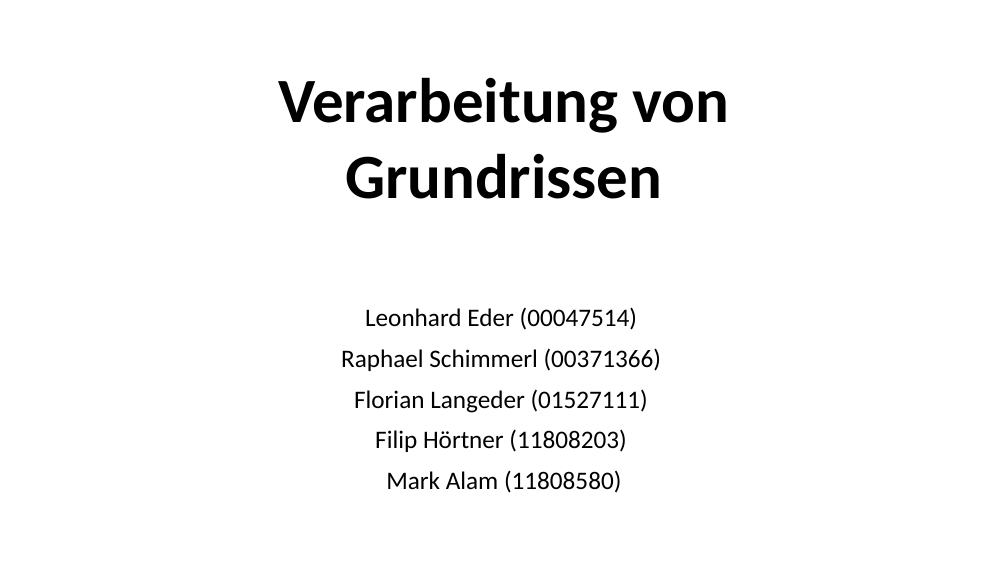
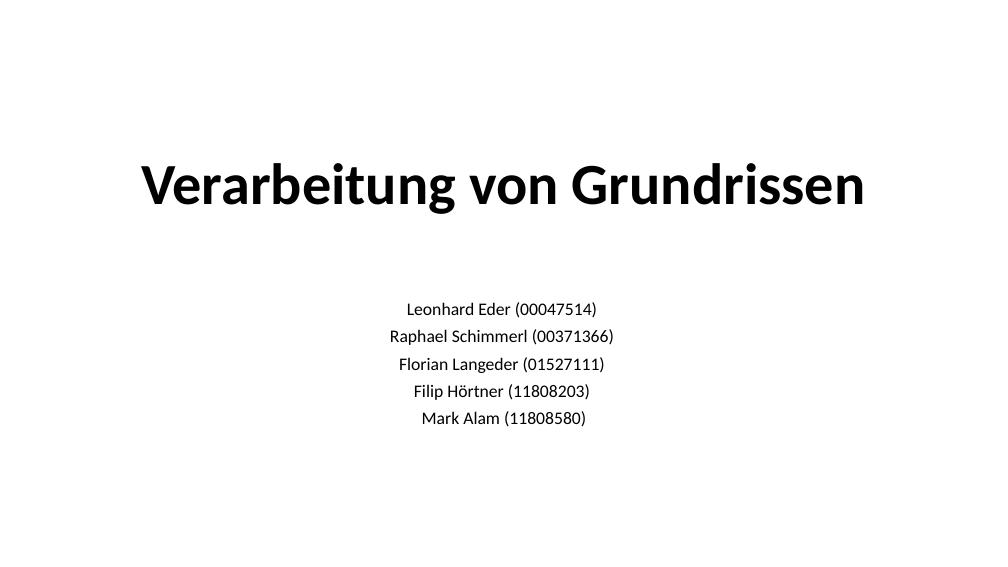
Before and after one commit to flo-lan/roomorithm, a slide deck: slide 1 of EDBVPRAESI.pptx. Drawn at 1008x567 pixels with LibreOffice and Linux fonts; fonts in the diff are those of the drawing. Boxes give left, top, right and bottom in pixels: in the first picture for what was removed or moved away, otherwise in the second. Text is boxed around its words. In the diff, an @@ line names an element or a change of style, - is before the commit and + after.

```diff
--- a/EDBVPRAESI.pptx
+++ b/EDBVPRAESI.pptx
@@ text "Verarbeitung von Grundrissen" at [141, 163, 865, 214]: size 60 to 55.5 pt @@
@@ text "Leonhard Eder (00047514)" at [390, 302, 614, 427]: size 24 to 16.8 pt; line spacing 1 to 0.8 @@
```
Also in this commit, not shown: 2 other slides changed, 1 slide added.
